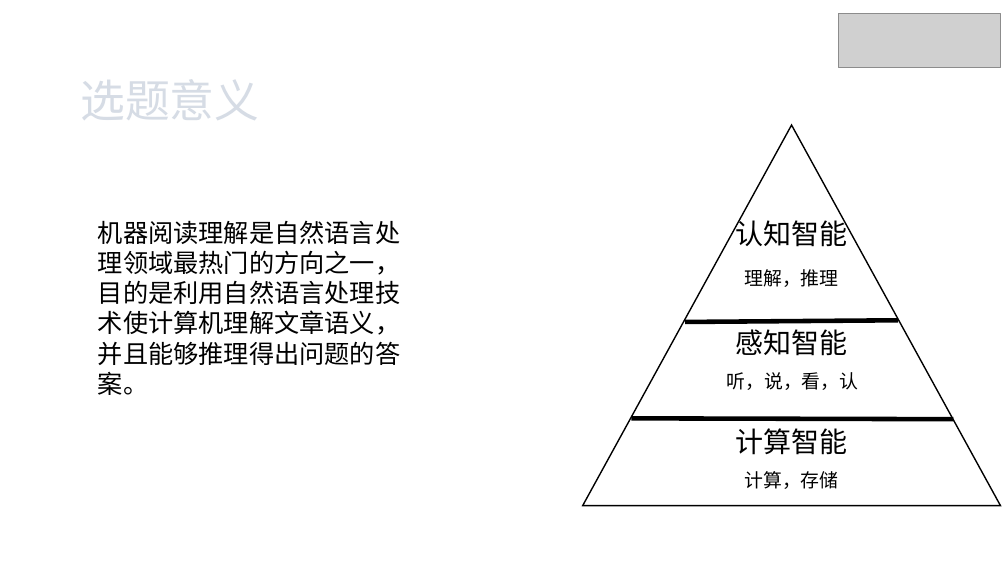
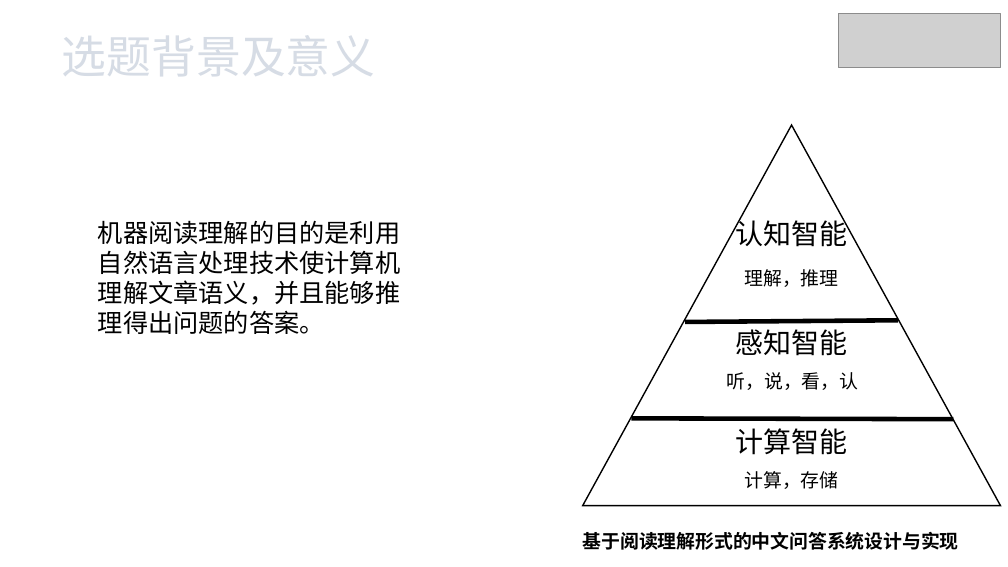
Before and after one commit to xhsun1997/ChineseMRC, a slide deck: slide 16 of 孙相会.pptx (slide 4 before the commit). Drawn at 1008x567 pixels with LibreOffice and Linux fonts; fonts in the diff are those of the drawing; grey boxes stand for pictures; background and template pictures are left out. Boxes give left, top, right and bottom in pixels: in the first picture for what was removed or moved away, otherwise in the second. Text is boxed around its words. In the diff, an @@ line names an element or a change of style, - is before the commit and + after.

```diff
--- a/孙相会.pptx
+++ b/孙相会.pptx
@@ text at [62,36,376,76]: text changed @@
-选题意义
+选题背景及意义
@@ text at [98,220,400,334]: text changed @@
-机器阅读理解是自然语言处理领域最热门的方向之一，目的是利用自然语言处理技术使计算机理解文章语义，并且能够推理得出问题的答案。
+机器阅读理解的目的是利用自然语言处理技术使计算机理解文章语义，并且能够推理得出问题的答案。
@@ text added at [583,532,959,550], 13.5 pt, text #000000, bold @@
+基于阅读理解形式的中文问答系统设计与实现
```
Also in this commit, not shown: 5 other slides changed, 10 slides added, 6 slides removed, 5 other files.
